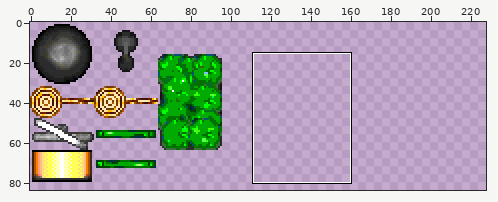
One commit to this sprite sheet: Assets/Graph/images/mobilier_urbain.png. The picture above shows the old version from afar; the outline marks the close-up.
Close-up. The starting point:
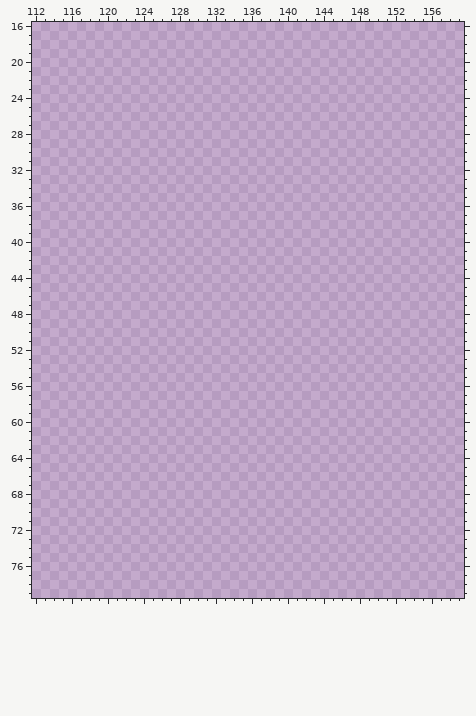
The file is 256x256 pixels. Colours within 5 levels of each other are drawn and written as one. Shown: x 112..159, y 16..79. The old version is drawn lined up with the new one, on the new canvas. The wide view leaves out empty margins. The commit also changed other parts of the picture, which this record leaves out.
Now the later version:
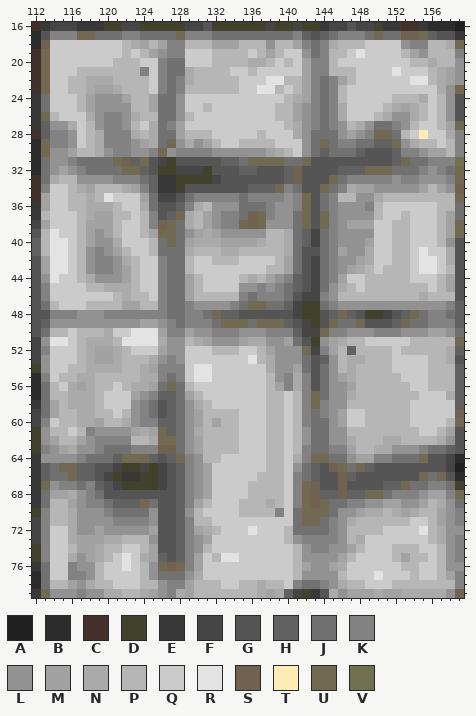
Palette (. is transparent): A #202020  B #2c2c2c  C #41302c  D #41412c  E #383838  F #454545  G #555555  H #616161  J #717171  K #828282  L #929292  M #a2a2a2  N #aaaaaa  P #b6b6b6  Q #cbcbcb  R #e3e3e3  S #716151  T #ffebb6  U #716951  V #717151
The exact change:
canvas 256x256 -> 256x320
y 16: x 112..159 ................................................ -> CEFFFEEEDDFFDDDDDFFGDDDDDDFDDFDDEFFGFFDEECCEBBBA
y 17: x 112..159 ................................................ -> BGKKKUUJJJKKJJJJUKKKJJJJJJJJJKHGHJKKKJUJJSSUHGGE
y 18: x 112..159 ................................................ -> BSQQQQQQQQPNMPMKKPPPMMMPPPLPPMKJKNPPPQQQQLKKPPNU
y 19: x 112..159 ................................................ -> CUQQQQQQQQPQPMLKKQQQPPPPQPMPQQLJKPPQRQQQQPMLPPPK
y 20: x 112..159 ................................................ -> CUQQQQQQQPPPQQKJJQQQPPPPNNPQPQMKKPQQQQQQQQPPNPPL
y 21: x 112..159 ................................................ -> CUQQQPPPPPPPKQKJJNPPPPQQPQQQQQMKKPPPQQQQRQQQPNML
y 22: x 112..159 ................................................ -> CUQQPPNNNPPPPQKJKNPPPPPQQQRRPPMKJKMPQQQQQQRRPNML
y 23: x 112..159 ................................................ -> CUQQPPNMMNPPPQKJKPPPPPPQQRRPQPMKJKPQQQQQQQQQQNLU
y 24: x 112..159 ................................................ -> EJQQQPMLLLMPPMJJLQQQQQQQQQQQPNMKJKPQQQQQPPPNQPLG
y 25: x 112..159 ................................................ -> EJQQQPMLLLLPPMJJLQQPQQQQQQQPPMLKJKNQQQQPNMNPQPLG
y 26: x 112..159 ................................................ -> EUPQQQNLKKLNPPJJLPQQQQQQQQQPPMLKJKNQQQPNLLNPQPLG
y 27: x 112..159 ................................................ -> EHLLNQPLKKLPQNJKMQQQQQQQQQQQPNLKJKLPNLJJKLPQQPMU
y 28: x 112..159 ................................................ -> CHKKLQPNKKKNPNJJMPPPQQQQQPQQQNLJJJLMLKUUJPQTQQNK
y 29: x 112..159 ................................................ -> BUKKLQPNKKKLMNJULNLMPQQPPPPQQQLJUJKKJJHHULNPPQPK
y 30: x 112..159 ................................................ -> BULLMPPNLKKLLKULKKKKLLLLLLMNPQLJHJJJHGGGHKKLMMPK
y 31: x 112..159 ................................................ -> BJLLKJJJJUSHUGFDGGGGGHHJUUUUJJUGGGGGGGGGHUJJKKKV
y 32: x 112..159 ................................................ -> BJLMLKJJJJUUHGDDFFFDGGGHHGGGHSGGGGHHHUUUJJJKLKJU
y 33: x 112..159 ................................................ -> CJNPPLLLLKKKJHEEDDDDFGGGGGGGHSGGGUJKKKKKLKKLLLKU
y 34: x 112..159 ................................................ -> CKQQPNMPPPNMKHEEDGGGGGGGHHHUKJGGUJKNMMLLLLLMPMLS
y 35: x 112..159 ................................................ -> CMQQPPNPRQQQMJFFGJKKKKKJKKKKLKUGJKPPLLNPPPPPPPPU
y 36: x 112..159 ................................................ -> EMQQPPNNNPQQNJGGHKNPLLLJJJKLLKUGJKLLLKPQQQQQQPPJ
y 37: x 112..159 ................................................ -> EPQQQPNMMPPQPKGHUNPMLKKJSUKLLJUGUKLLLLPQQPQQQPMJ
y 38: x 112..159 ................................................ -> FMQQQPMMMPQQPKSUJNPMLKKUSULLLJUGUKLMMMQQPPQQQPMU
y 39: x 112..159 ................................................ -> GPRQQPMLMPQQPMUUJLMNMLLLLLPPNJHFJKLLLLQQPPQQQPMU
y 40: x 112..159 ................................................ -> HPRRQPMLLNQQQPJUJMNNNMMMMNPPNJHFJKLLLMQQPPQQQPLG
y 41: x 112..159 ................................................ -> HPRRQPLKLMPQQPJJJNPPPNNPPPPPNJGGJKMLLNQQPPQRQQNG
y 42: x 112..159 ................................................ -> GMRRQPLKKLNPQQKJJPQQPPPQQQQPMJGFJKLLMNQQPPQRRQNG
y 43: x 112..159 ................................................ -> GMRRQPLKKLMPQQKJJPQQQQQQQQPPMJGFJKLMNPQPPPQRRQPG
y 44: x 112..159 ................................................ -> GLRQQPNLLLMPQQKJJMPQQQQPNPMLKHGFJKMQQPPPPPQQQPMG
y 45: x 112..159 ................................................ -> GKQQQQPPNNNPQQKJJMPQQQQLLKLKJHGFJLNPQPPPPPPPQPMG
y 46: x 112..159 ................................................ -> GKQQQQQQQPNPPQKJJMPPPPPKJKKKJGFFKLPPPPPPPPPNPPPG
y 47: x 112..159 ................................................ -> GJPQQQPPPPMMPPKJJKLLLLKJUUJJHFDDJKLLLLLLLLLLLLKH
y 48: x 112..159 ................................................ -> GGKKKLLLKKKKKKKJJKKJUHHGGGGGGFDDGHUHGDDFGHUJKKJH
y 49: x 112..159 ................................................ -> GHLLLLLLLLLLMMLKJKKKJUUUJUUUHGFDGUJJUGGGHUJJKKKH
y 50: x 112..159 ................................................ -> GJPPQPPPNQQRRRMKKMLLKKKLLLKKKHFFUKKLLLKKKLLLMMLJ
y 51: x 112..159 ................................................ -> FLRRQPNNNPRRRRNLLPNMLLLMNNLLMJGDLMNPPQQQQQPPPPPU
y 52: x 112..159 ................................................ -> FKQQQPNMMNPQQQMLLQQQPPPQQPMLLLUFKMPHPPPPQPPPPPNH
y 53: x 112..159 ................................................ -> FLQQQPNMMNPPPNLKLQQQQQQQRPNLLLJGHLPNNPPPQQQQPPNG
y 54: x 112..159 ................................................ -> DLQQPPNNNNPPNMKKKQRRQQQQQQNLLMJGJLPNPPPPQQQQPPPH
y 55: x 112..159 ................................................ -> BKQPPNNPPPPPNNKJKQRRQQQQQQPLKNKGJLMNPPPPPQQQPPPH
y 56: x 112..159 ................................................ -> BJPQNMNPPQPNNMJUJPQQQQQQQQPMKNKGJLLMPPPPPPQQPPPH
y 57: x 112..159 ................................................ -> BJPPNNNPQQQMLKHHJMPQQQQQQQPPQPKUJLLNPPPPPPPQQQNH
y 58: x 112..159 ................................................ -> EJMPNNNPQQQLKJGHJLNPQQQQQQPPQPKUKLLPPPPPPPQQQQQH
y 59: x 112..159 ................................................ -> FJMPPNNPPQPLKJGHJLMPPPPQQQPPQPKJKLMQQPPPPPQQQQQS
y 60: x 112..159 ................................................ -> FKQPPNNMPPNLKKHHJLMPMPPQQQPPQPKJJLMQQPPPPPQQQQPU
y 61: x 112..159 ................................................ -> DLPPQPKLLLLMNMUHJLNPPPPQQQPPQPLJJLLPPPPPPPPQQPMG
y 62: x 112..159 ................................................ -> DLMPPMLKKKKPPNUUJLMPPPPQQQPPQPLJJLLNPPPNNPPPPNLG
y 63: x 112..159 ................................................ -> DKLMNLLKJJJKKKSSJLMPPPPQQQPPQPKJJKKMPPNNLLLKJJHG
y 64: x 112..159 ................................................ -> ELLLLKJJJHUUUHGHUKLPPQQQQQPPQNKUUJJLMMKKJJJUGGFB
y 65: x 112..159 ................................................ -> EHJUUHHGGFDDFDFGHKLMQQQQQQPPQLJHGSUJUHGGGGGGGGFA
y 66: x 112..159 ................................................ -> EHJJUHHGFDEEDDFGHKLMQQQQQPPPQKJHGGSHGGGGGGGUJUGB
y 67: x 112..159 ................................................ -> EULKKJKHGFDDDDFGHKLMQQQQPPPPQKUSGGSGGGGHHUJJKKJD
y 68: x 112..159 ................................................ -> EJMMNLKJGGGGGGGGHKLMQQQQPPPPQKUSHHSHHUUJKKKLMMKU
y 69: x 112..159 ................................................ -> EJPPMLKKJHHHUJGGHKMPQQQPPPNPQKUSUJJKKLLMMLLMPNLJ
y 70: x 112..159 ................................................ -> DKPPNLLLKJJJJLGGHLPQQQQPPPPKQJUUUJLLMNNPNMNPPMLK
y 71: x 112..159 ................................................ -> FKPPNLLLLKKKKLGGHKPPQQQQQQQQQJUUJKLNPPPPPPQQPMLK
y 72: x 112..159 ................................................ -> FKQQNLLMLLLLLMGGHKMNPQQQRQQQPJJJJKLPPPPQQQQRPNLL
y 73: x 112..159 ................................................ -> FKQQNMMMNNPPPLGGHKLMQQQQQQQQPLKKKKLPNQQQQQQQPNLK
y 74: x 112..159 ................................................ -> DKQQPMMNPPQQPMGGHKLPQQQQQQQQQPLKKLLMPQQQPPPQQPLK
y 75: x 112..159 ................................................ -> DKQQNLMNPQRQNMHGHKMQPRRQQQQQQPLLLLMPQQQQPMPPQPLK
y 76: x 112..159 ................................................ -> EJQQKLLPQQRQPLUSUKMQQQQQQQQQQPMLLMNQQQQQQPPQQPLL
y 77: x 112..159 ................................................ -> BJQQKKLPQQQQPLJJJLNQQQQQQQQQQPLLLLPQQQRQQQPQQPMK
y 78: x 112..159 ................................................ -> BJPPMLNPPQQQPPLKKMPPPQQPPNPPQKJJKLNPPQQQPPPPPPPK
y 79: x 112..159 ................................................ -> EULLLKLLNNPPNMLKNMPPPPPPPNMNHFDEGNLMMMNMMNNNNNLS
Pixel boxes of the changes (left, top, right, bottom) in both close-ups:
added: (32, 22, 464, 598)
